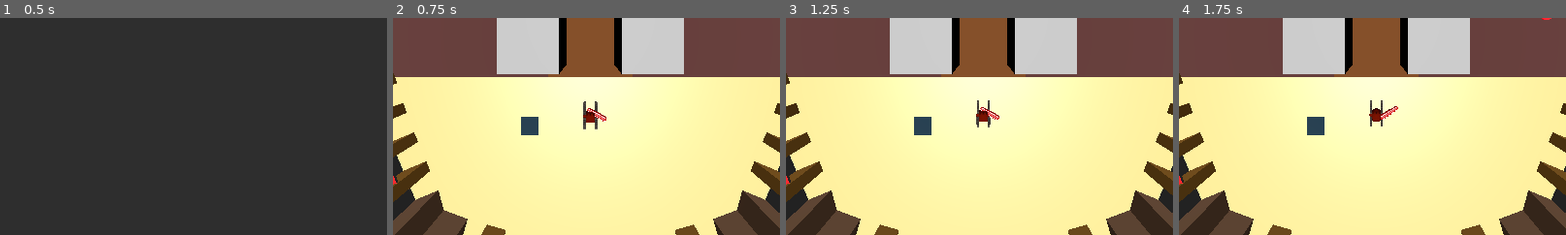
Above: before the commit, frames 1-4 (left to right).
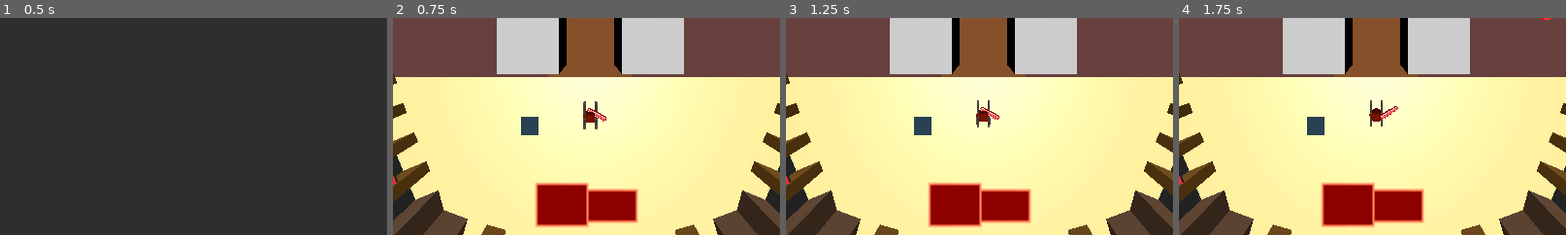
Above: after the commit, the same moments.

Repository: Flying-Hammer754/piratejam16
Game: Godot game, scene res://Scenes/UI.tscn
Same seed, same stepped clock (60 frames per second), same inputs: the game is played once before the commit and once after it. The engine's default icon, where the game draws it, is replaced by a stand-in: a white triangle on a blue panel in a dark square.
Inputs (mouse positions are % of the whole screen's width and height, from its top left):
- Up to frame 1 (0.5 s): no input
- Up to frame 2 (0.75 s): click "New Game" at 0.5 s
- Up to frame 3 (1.25 s): no input
- Up to frame 4 (1.75 s): move the mouse to (72, 45) at 1.27 s; hold D (player_move_right) from 1.28 s (still down); hold G (player_pickup_item) from 1.28 s (still down); tap Space (player_jump) at 1.52 s; tap E (player_swing_hammer) at 1.55 s
The pictures show only the part of the screen within x 25-74%, y 46-96%; the shares and areas given below are measured in that part.

Frame 1 is identical in both runs. In frame 2, 4.9% of the frame differs, in the area x 36-64%, y 75-97%; in frame 3, 4.9%; in frame 4, 4.9%.

Commit message:
Add enemy health

Diff:
--- a/Scenes/UI.tscn
+++ b/Scenes/UI.tscn
@@ -1,7 +1,9 @@
-[gd_scene load_steps=5 format=3 uid="uid://3q07t5q38dgu"]
+[gd_scene load_steps=7 format=3 uid="uid://3q07t5q38dgu"]
 
 [ext_resource type="Script" path="res://Scripts/UI.gd" id="1_mcfrh"]
 [ext_resource type="PackedScene" uid="uid://bsfghn0astcep" path="res://Scenes/ui_item_element.tscn" id="2_h2wat"]
+[ext_resource type="Texture2D" uid="uid://b0h7rbnqg2gs3" path="res://Models and textures/Textures/cannon_icon.png" id="3_dckwk"]
+[ext_resource type="Texture2D" uid="uid://dqgu7vxtcylnu" path="res://Models and textures/Textures/hammer_icon.png" id="4_c4nm8"]
 
 [sub_resource type="StyleBoxFlat" id="StyleBoxFlat_8am14"]
 bg_color = Color(0.775063, 0.775063, 0.775063, 1)
@@ -135,7 +137,6 @@
 theme_override_styles/panel = SubResource("StyleBoxFlat_8am14")
 
 [node name="HBoxContainer" type="HBoxContainer" parent="InventoryPanel"]
-visible = false
 custom_minimum_size = Vector2(0, 100)
 layout_mode = 1
 anchors_preset = 12
@@ -149,8 +150,19 @@
 theme_override_constants/separation = 25
 alignment = 1
 
-[node name="Item1" parent="InventoryPanel/HBoxContainer" instance=ExtResource("2_h2wat")]
-layout_mode = 2
+[node name="CannonItem" parent="InventoryPanel/HBoxContainer" instance=ExtResource("2_h2wat")]
+custom_minimum_size = Vector2(180, 0)
+layout_mode = 2
+size_flags_horizontal = 1
+tooltip_text = "Point with the mouse and shoot with Left Mouse Button"
+texture = ExtResource("3_dckwk")
+region_rect = Rect2(2, 16, 64, 32)
+
+[node name="HammerItem" parent="InventoryPanel/HBoxContainer" instance=ExtResource("2_h2wat")]
+visible = false
+layout_mode = 2
+tooltip_text = "Press [E] to use the hammer"
+texture = ExtResource("4_c4nm8")
 
 [node name="GameOverPanel" type="Panel" parent="."]
 visible = false
--- a/Scenes/player_vehicle.tscn
+++ b/Scenes/player_vehicle.tscn
@@ -83,6 +83,7 @@
 [node name="Hammer" parent="Weapons" instance=ExtResource("3_hutgl")]
 transform = Transform3D(-1, 0, 1.50996e-07, 0, 1, 0, -1.50996e-07, 0, -1, -1.4346, 1.58721, 1.32767)
 visible = false
+collision_mask = 8
 
 [node name="cannon" parent="Weapons" instance=ExtResource("4_2xq27")]
 transform = Transform3D(0.4, 0, 0, 0, 0.4, 0, 0, 0, 0.4, 1.4651, 1.63591, 0.401675)
@@ -92,3 +93,4 @@
 
 [connection signal="area_entered" from="item_pickup" to="." method="_on_area_entered"]
 [connection signal="area_exited" from="item_pickup" to="." method="_on_area_exited"]
+[connection signal="body_entered" from="Weapons/Hammer" to="." method="_on_hammer_body_entered"]
--- a/Scenes/ui_item_element.tscn
+++ b/Scenes/ui_item_element.tscn
@@ -8,30 +8,3 @@
 mouse_filter = 1
 texture = ExtResource("1_lrgtf")
 region_rect = Rect2(0, 0, 64, 64)
-
-[node name="Panel" type="Panel" parent="."]
-visible = false
-custom_minimum_size = Vector2(200, 150)
-layout_mode = 1
-anchors_preset = 12
-anchor_top = 1.0
-anchor_right = 1.0
-anchor_bottom = 1.0
-offset_top = -120.0
-offset_bottom = -120.0
-grow_horizontal = 2
-grow_vertical = 0
-
-[node name="Label" type="Label" parent="Panel"]
-layout_mode = 1
-anchors_preset = 15
-anchor_right = 1.0
-anchor_bottom = 1.0
-grow_horizontal = 2
-grow_vertical = 2
-text = "Tooltip"
-horizontal_alignment = 1
-vertical_alignment = 1
-
-[connection signal="mouse_entered" from="." to="Panel" method="set_visible" binds= [true]]
-[connection signal="mouse_exited" from="." to="Panel" method="set_visible" binds= [false]]
--- a/Scenes/weapon_hammer.tscn
+++ b/Scenes/weapon_hammer.tscn
@@ -1,9 +1,7 @@
 [gd_scene load_steps=5 format=3 uid="uid://bbhny3vdcu3um"]
 
 [ext_resource type="PackedScene" uid="uid://xcv78otinj2f" path="res://Models and textures/Models/hammer.glb" id="1_4kif6"]
-
-[sub_resource type="BoxShape3D" id="BoxShape3D_ang2d"]
-size = Vector3(1, 3, 2)
+[ext_resource type="Shape3D" uid="uid://cktwmmvm5d7rb" path="res://weapon_hammer_collision_shape.tres" id="1_cjkwl"]
 
 [sub_resource type="BoxMesh" id="BoxMesh_1o3ah"]
 size = Vector3(1, 1, 2)
@@ -18,7 +16,7 @@
 
 [node name="CollisionShape3D" type="CollisionShape3D" parent="."]
 transform = Transform3D(1, 0, 0, 0, 1, 0, 0, 0, 1, 0, 1.5, 1)
-shape = SubResource("BoxShape3D_ang2d")
+shape = ExtResource("1_cjkwl")
 
 [node name="MeshInstance3D" type="MeshInstance3D" parent="."]
 transform = Transform3D(1, 0, 0, 0, 1, 0, 0, 0, 1, 0, 2.5, 1)
--- a/Scripts/UI.gd
+++ b/Scripts/UI.gd
@@ -21,6 +21,8 @@
 
 @onready var inventory_panel = $InventoryPanel
 @onready var inventory_list = $InventoryPanel/HBoxContainer
+@onready var hammer_item = $InventoryPanel/HBoxContainer/HammerItem
+@onready var cannon_item = $InventoryPanel/HBoxContainer/CannonItem
 
 @onready var game_over_panel = $GameOverPanel
 
@@ -72,7 +74,7 @@
 	toggle_inventory(false)
 	toggle_game_over(false)
 	toggle_score_panel(false)
-	instantiated_game_scene.disconnect("item_pickup", _on_item_pickup)
+	instantiated_game_scene.disconnect("item_update_ui", _on_item_pickup)
 	remove_child(instantiated_game_scene)
 	get_tree().paused = false
 
@@ -87,7 +89,7 @@
 	toggle_score_panel(true)
 	get_tree().paused = false
 	instantiated_game_scene = game_scene.instantiate()
-	instantiated_game_scene.connect("item_pickup", _on_item_pickup)
+	instantiated_game_scene.connect("item_update_ui", _on_item_pickup)
 	add_child(instantiated_game_scene)
 
 func _on_load_game_button_pressed() -> void:
@@ -130,6 +132,8 @@
 		toggle_inventory(false)
 		get_tree().paused = true
 
-func _on_item_pickup(item: PackedScene) -> void:
-	var instance = item.instantiate()
-	inventory_list.add_child(instance)
+func _on_item_pickup(item: collectible_item.WeaponKind, enabled: bool) -> void:
+	if item == collectible_item.WeaponKind.HAMMER:
+		hammer_item.visible = enabled
+	elif item == collectible_item.WeaponKind.CANNON:
+		cannon_item.visible = enabled
--- a/Scripts/cannon_ball.gd
+++ b/Scripts/cannon_ball.gd
@@ -1,6 +1,7 @@
 extends Area3D
 
 const speed: float = 20
+const damage: int = 1
 
 # Called when the node enters the scene tree for the first time.
 func _ready() -> void:
@@ -12,8 +13,10 @@
 	pass
 
 func _on_body_entered(body: Node3D) -> void:
-	# This should be fine, if the collision mask is set to the proper value
-	body.queue_free()
+	if not body.has_signal("take_damage"):
+		print("No take damage signal on enemy")
+
+	body.emit_signal("take_damage", damage)
 
 func _physics_process(delta: float) -> void:
 	position.z -= speed * delta
--- a/Scripts/collectible_item.gd
+++ b/Scripts/collectible_item.gd
@@ -4,7 +4,7 @@
 enum WeaponKind {
 	NONE,
 	HAMMER,
-	SAW
+	CANNON
 }
 
 const hammer_object: PackedScene = preload("res://Scenes/weapon_hammer.tscn")
--- a/Scripts/enemy_1.gd
+++ b/Scripts/enemy_1.gd
@@ -3,7 +3,16 @@
 @export var speed: float = 15.0  # Speed at which the enemy moves toward the player
 @onready var player = $"../../VehicleBody3D"  # Reference to the player vehicle
 
+# I made it so that health is the current wave / 2
+# And enemy count is the current wave / 2
+var health: int
+
+signal take_damage(damage: int)
+signal set_health(_max: int)
+
 func _ready() -> void:
+	set_health.connect(_on_set_health)
+	take_damage.connect(_on_take_damage)
 	if player:
 		print("Player found:", player.name)
 	else:
@@ -18,3 +27,11 @@
 
 	# Move the enemy toward the player
 	apply_central_force(direction * speed)
+
+func _on_set_health(_max: int) -> void:
+	health = _max
+
+func _on_take_damage(damage: int) -> void:
+	health -= damage
+	if health <= 0:
+		self.queue_free()
--- a/Scripts/enemy_spawner.gd
+++ b/Scripts/enemy_spawner.gd
@@ -13,8 +13,11 @@
 func _process(delta: float) -> void:
 	var score_panel_text: Label = $/root/Game/ScorePanel/Label
 	score_panel_text.text = str("Score: ", wave)
+	var enemy_count = ceili((wave as float) / 2)
+	var enemy_health = ceili((wave as float) / 2)
 	if get_child_count() == 0:
 		wave += 1
-		for i in range(0, wave):
+		for i in range(0, enemy_count):
 			var e = enemy.instantiate()
 			add_child(e)
+			e.emit_signal("set_health", enemy_health)
--- a/Scripts/level.gd
+++ b/Scripts/level.gd
@@ -1,6 +1,6 @@
 extends Node3D
 
-signal item_pickup(item: PackedScene)
+signal item_update_ui(item: collectible_item.WeaponKind, enabled: bool)
 
 # Called when the node enters the scene tree for the first time.
 func _ready() -> void:
--- a/Scripts/player_vehicle.gd
+++ b/Scripts/player_vehicle.gd
@@ -18,6 +18,8 @@
 @onready var cannon_cooldown: float = 0
 @onready var cannon_mesh: Node3D = $Weapons/cannon
 
+@onready var hammer_mesh: Area3D = $Weapons/Hammer
+
 const RAY_LENGTH: float = 1000
 
 @onready var ragdoll_time: float = 0.0
@@ -29,6 +31,8 @@
 
 @onready var item_in_range: Node
 
+@export var hammer_swing_speed: float = 2
+@onready var swinging_hammer: bool = false
 
 # Timer to check if the player has actually landed
 var landing_timer: float = 0.0
@@ -36,7 +40,8 @@
 
 # Called when the node enters the scene tree for the first time.
 func _ready() -> void:
-	pass
+	level.emit_signal("item_update_ui", collectible_item.WeaponKind.CANNON, true)
+	cannon_mesh.visible = true
 	#set_center_of_mass(Vector3.ZERO)
 
 
@@ -45,8 +50,7 @@
 	pass
 
 func _on_area_entered(body: Area3D) -> void:
-	print("B")
-	if body.get_collision_layer_value(3):
+	if body.get_collision_layer_value(3) && body.name == "CollectibleItem":
 		item_in_range = body
 	elif body.get_collision_layer_value(2):
 		print("a")
@@ -57,9 +61,15 @@
 	if item_in_range == body:
 		item_in_range = null
 
+func _on_hammer_body_entered(body: Node3D) -> void:
+	body.queue_free()
+
 func _input(event: InputEvent) -> void:
-	if event.is_action_pressed("player_pickup_item") && item_in_range != null:
-		if level.emit_signal("item_pickup", item_ui_element) != ERR_UNAVAILABLE:
+	if item_in_range != null:
+		var ci: collectible_item = collectible_item.make("Hammer", "",null,null,collectible_item.WeaponKind.HAMMER,"",null)
+		if ci.weapon_kind == collectible_item.WeaponKind.HAMMER:
+			hammer_mesh.visible = true
+		if level.emit_signal("item_update_ui", ci.weapon_kind, true) != ERR_UNAVAILABLE:
 			pass
 
 func _physics_process(delta: float) -> void:
@@ -128,6 +138,25 @@
 	if Input.is_action_pressed("player_fall_over"):
 		angular_velocity.x += 1
 
+	if Input.is_action_pressed("player_swing_hammer") && hammer_mesh.visible:
+		swinging_hammer = true
+		hammer_mesh.monitoring = true
+
+	if swinging_hammer:
+		hammer_mesh.rotation.x += clampf(hammer_swing_speed * delta, 0.0, PI/2)
+		hammer_mesh.rotation.x = clampf(hammer_mesh.rotation.x, 0.0, PI/2)
+
+	if hammer_mesh.rotation.x >= PI/2 - 0.08:
+		swinging_hammer = false
+
+	if not swinging_hammer:
+		hammer_mesh.monitoring = false
+		hammer_mesh.rotation.x -= clampf(hammer_swing_speed * delta, 0.0, PI/2)
+		hammer_mesh.rotation.x = clampf(hammer_mesh.rotation.x, 0.0, PI/2)
+
+	if not hammer_mesh.visible:
+		hammer_mesh.monitoring = false
+
 	ragdoll_time = handle_ragdoll(delta, ragdoll_time, self)
 
 	if is_grounded():
--- /dev/null
+++ b/weapon_hammer_collision_shape.tres
@@ -0,0 +1,4 @@
+[gd_resource type="BoxShape3D" format=3 uid="uid://cktwmmvm5d7rb"]
+
+[resource]
+size = Vector3(4, 8, 7)
Binary file added: Models and textures/Textures/cannon_icon.png
Not shown, added: Models and textures/Textures/cannon_icon.png.import
Binary file added: Models and textures/Textures/hammer_icon.png
Not shown, added: Models and textures/Textures/hammer_icon.png.import
